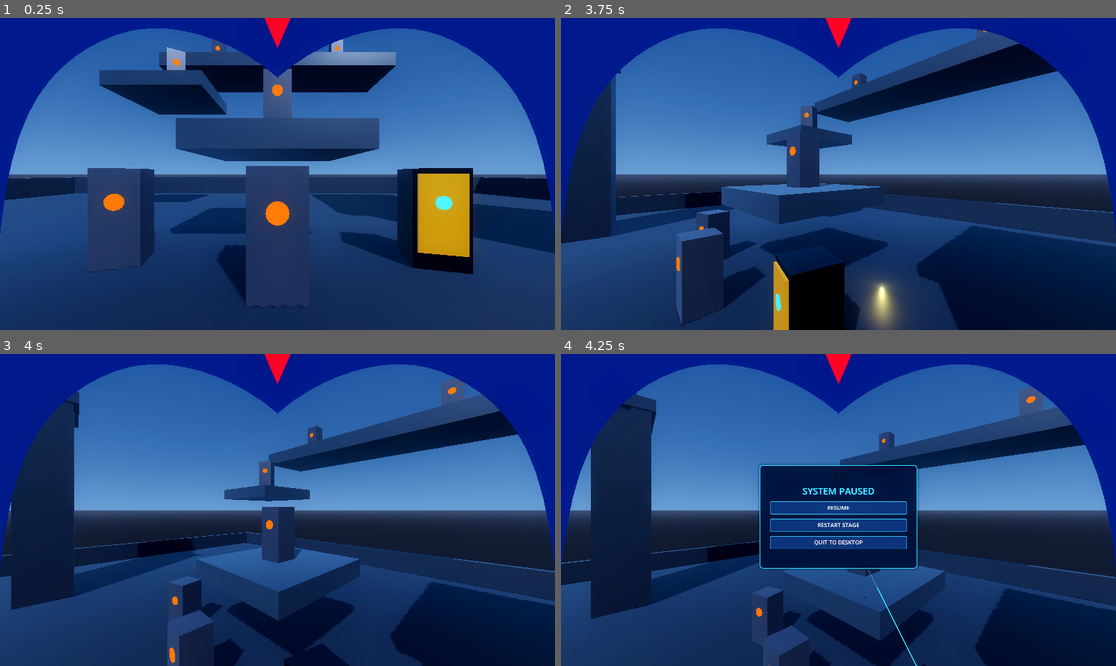
Above: before the commit, frames 1-4 (two rows, left to right).
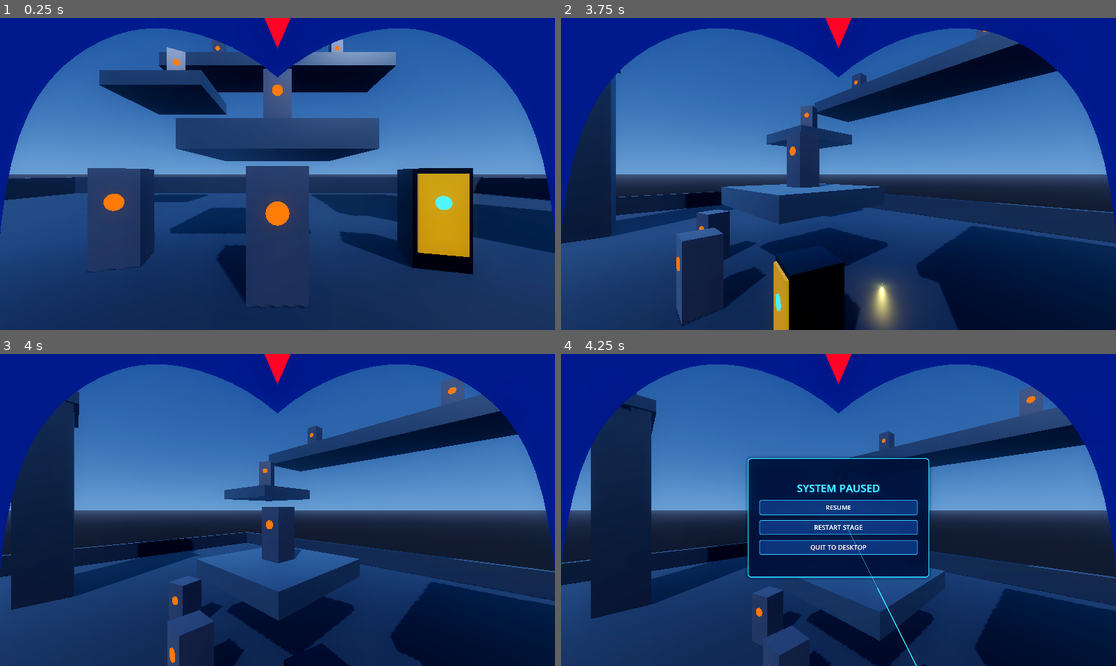
Above: after the commit, the same moments.

Repository: b6-stack/mega-man-x-remade
Game: Godot game, scene res://scenes/test_arena.tscn
Two runs of this game, one before a commit and one after it. Both use one fixed random seed, a clock stepped at 60 frames per second and the inputs below.
Inputs (mouse positions are in pixels of both pictures, inside the frame that each line leads up to):
- Up to frame 1 (0.25 s): no input
- Up to frame 2 (3.75 s): tap Enter (ui_accept) at 0.5, 0.77, 1.07 s; move the mouse to (960, 158) at 0.52 s; hold D 0.53-1.25 s; hold Space 0.53-1.25 s; click (960, 158) at 0.67 s; drag from (727, 189) to (810, 236) at 1.27 s; move the mouse to (894, 105) at 2.02 s; hold D 2.03-2.75 s; hold Q 2.03-2.75 s; drag from (810, 236) to (672, 127) at 2.77 s; move the mouse to (1005, 220) at 3.52 s; hold A from 3.53 s (still down); hold Space from 3.53 s (still down)
- Up to frame 3 (4 s): keep holding A; keep holding Space; tap Enter (ui_accept) at 3.77 s
- Up to frame 4 (4.25 s): keep holding A; keep holding Space; tap Enter (ui_accept) at 4.07 s; tap Escape (ui_cancel) at 4.15 s

Frames 1-3 are identical in both runs. In frame 4, 5.5% of the frame differs, in the area x 33-67%, y 32-79%.

Commit message:
feat(ui): render pause, death menu and laser pointer on top of all meshes, and style injury sparks as yellow elongated electric shards

Diff:
--- a/scenes/player.tscn
+++ b/scenes/player.tscn
@@ -101,27 +101,29 @@
 height = 0.03
 
 [sub_resource type="ParticleProcessMaterial" id="ParticleProcessMaterial_electric_aura"]
+particle_flag_align_y = true
 emission_shape = 3
-emission_box_extents = Vector3(0.08, 0.08, 0.12)
+emission_box_extents = Vector3(0.09, 0.09, 0.14)
 direction = Vector3(0, 1, 0)
 spread = 180.0
-initial_velocity_min = 1.2
-initial_velocity_max = 3.0
+initial_velocity_min = 2.5
+initial_velocity_max = 5.5
+damping_min = 8.0
+damping_max = 14.0
 gravity = Vector3(0, 0, 0)
 scale_min = 0.8
-scale_max = 1.5
+scale_max = 1.6
 
 [sub_resource type="StandardMaterial3D" id="StandardMaterial3D_aura_p"]
 shading_mode = 0
-albedo_color = Color(0.3, 0.95, 1, 1)
+albedo_color = Color(1, 0.92, 0.15, 1)
 emission_enabled = true
-emission = Color(0.4, 0.98, 1, 1)
+emission = Color(1, 0.88, 0.08, 1)
 emission_energy_multiplier = 10.0
 
-[sub_resource type="SphereMesh" id="SphereMesh_aura_p"]
+[sub_resource type="BoxMesh" id="BoxMesh_spark_shard"]
 material = SubResource("StandardMaterial3D_aura_p")
-radius = 0.045
-height = 0.09
+size = Vector3(0.01, 0.075, 0.01)
 
 [sub_resource type="CylinderMesh" id="CylinderMesh_buster_rear_swell"]
 material = SubResource("StandardMaterial3D_armor_cyan")
@@ -179,6 +181,8 @@
 resource_local_to_scene = true
 transparency = 1
 shading_mode = 0
+no_depth_test = true
+render_priority = 90
 albedo_color = Color(1, 1, 1, 0)
 
 [sub_resource type="QuadMesh" id="QuadMesh_whiteout"]
@@ -187,6 +191,8 @@
 
 [sub_resource type="StandardMaterial3D" id="StandardMaterial3D_laser"]
 shading_mode = 0
+no_depth_test = true
+render_priority = 110
 albedo_color = Color(0.2, 0.85, 1, 1)
 emission_enabled = true
 emission = Color(0.2, 0.85, 1, 1)
@@ -265,10 +271,10 @@
 [node name="ElectricAuraLeft" type="GPUParticles3D" parent="XROrigin3D/LeftController/LeftHandOffset"]
 transform = Transform3D(1, 0, 0, 0, 1, 0, 0, 0, 1, 0, 0, -0.04)
 emitting = false
-amount = 28
-lifetime = 0.2
+amount = 32
+lifetime = 0.18
 process_material = SubResource("ParticleProcessMaterial_electric_aura")
-draw_pass_1 = SubResource("SphereMesh_aura_p")
+draw_pass_1 = SubResource("BoxMesh_spark_shard")
 
 [node name="GauntletRearBody" type="MeshInstance3D" parent="XROrigin3D/LeftController/LeftHandOffset"]
 transform = Transform3D(1, 0, 0, 0, -4.37114e-08, 1, 0, -1, -4.37114e-08, 0, 0, 0.008)
@@ -350,10 +356,10 @@
 [node name="ElectricAuraRight" type="GPUParticles3D" parent="XROrigin3D/RightController/RightHandOffset"]
 transform = Transform3D(1, 0, 0, 0, 1, 0, 0, 0, 1, 0, 0, -0.08)
 emitting = false
-amount = 28
-lifetime = 0.2
+amount = 32
+lifetime = 0.18
 process_material = SubResource("ParticleProcessMaterial_electric_aura")
-draw_pass_1 = SubResource("SphereMesh_aura_p")
+draw_pass_1 = SubResource("BoxMesh_spark_shard")
 
 [node name="XBuster" type="Node3D" parent="XROrigin3D/RightController/RightHandOffset"]
 script = ExtResource("2_buster")
--- a/scripts/ui/game_over_menu.gd
+++ b/scripts/ui/game_over_menu.gd
@@ -22,6 +22,8 @@
 		mat.shading_mode = BaseMaterial3D.SHADING_MODE_UNSHADED
 		mat.transparency = BaseMaterial3D.TRANSPARENCY_ALPHA
 		mat.cull_mode = BaseMaterial3D.CULL_DISABLED
+		mat.no_depth_test = true
+		mat.render_priority = 100
 		mat.albedo_texture = sub_viewport.get_texture()
 		menu_quad.material_override = mat
 
@@ -39,7 +41,7 @@
 		forward = Vector3.FORWARD
 	forward = forward.normalized()
 
-	global_position = cam_transform.origin + forward * 1.4 + Vector3(0, -0.05, 0)
+	global_position = cam_transform.origin + forward * 1.3 + Vector3(0, -0.05, 0)
 	look_at(global_position + forward, Vector3.UP)
 
 func _on_restart_pressed() -> void:
--- a/scripts/ui/laser_pointer.gd
+++ b/scripts/ui/laser_pointer.gd
@@ -14,6 +14,20 @@
 	_controller = _find_controller()
 	if _controller:
 		_controller.button_pressed.connect(_on_controller_button)
+
+	var laser_mat := StandardMaterial3D.new()
+	laser_mat.shading_mode = BaseMaterial3D.SHADING_MODE_UNSHADED
+	laser_mat.no_depth_test = true
+	laser_mat.render_priority = 110
+	laser_mat.albedo_color = Color(0.2, 0.85, 1.0, 1.0)
+	laser_mat.emission_enabled = true
+	laser_mat.emission = Color(0.2, 0.85, 1.0, 1.0)
+	laser_mat.emission_energy_multiplier = 6.0
+
+	if beam_mesh:
+		beam_mesh.material_override = laser_mat
+	if dot_mesh:
+		dot_mesh.material_override = laser_mat
 
 func _find_controller() -> XRController3D:
 	var p: Node = get_parent()
--- a/scripts/ui/pause_menu.gd
+++ b/scripts/ui/pause_menu.gd
@@ -24,6 +24,8 @@
 		mat.shading_mode = BaseMaterial3D.SHADING_MODE_UNSHADED
 		mat.transparency = BaseMaterial3D.TRANSPARENCY_ALPHA
 		mat.cull_mode = BaseMaterial3D.CULL_DISABLED
+		mat.no_depth_test = true
+		mat.render_priority = 100
 		mat.albedo_texture = sub_viewport.get_texture()
 		menu_quad.material_override = mat
 
@@ -43,7 +45,7 @@
 		forward = Vector3.FORWARD
 	forward = forward.normalized()
 
-	global_position = cam_transform.origin + forward * 1.5 + Vector3(0, -0.05, 0)
+	global_position = cam_transform.origin + forward * 1.3 + Vector3(0, -0.05, 0)
 	look_at(global_position + forward, Vector3.UP)
 	get_tree().paused = true
 
